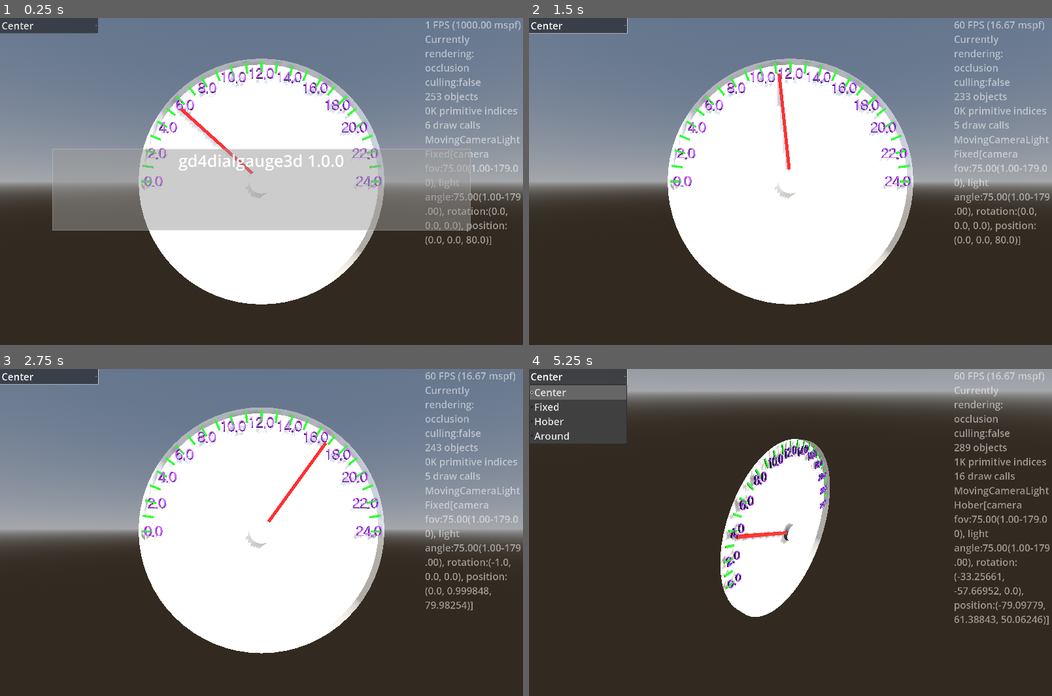
Above: before the commit, frames 1-4 (two rows, left to right).
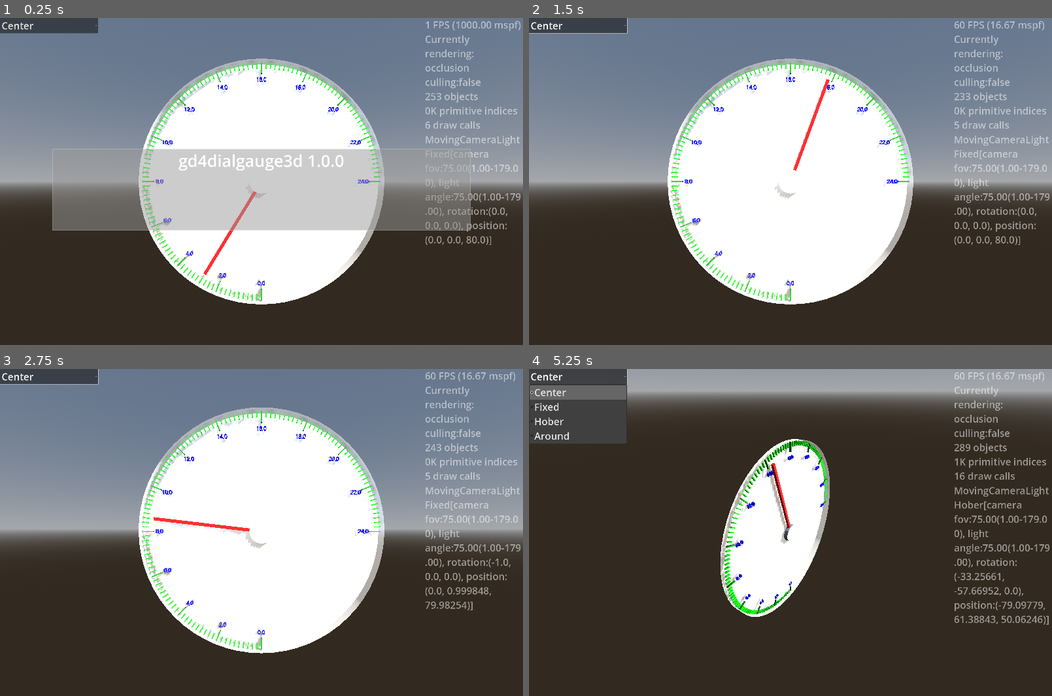
Above: after the commit, the same moments.

Repository: kasworld/gd4dialgauge3d
Game: Godot game, scene res://main.tscn
Two runs of this game, one before a commit and one after it. Both use one fixed random seed, a clock stepped at 60 frames per second and the inputs below.
Inputs (mouse positions are in pixels of both pictures, inside the frame that each line leads up to):
- Up to frame 1 (0.25 s): no input
- Up to frame 2 (1.5 s): click "Center" at 0.5 s; tap Enter at 1.25 s; move the mouse to (905, 165) at 1.27 s; hold Right from 1.28 s (still down); tap Q at 1.35 s; click (905, 165) at 1.42 s
- Up to frame 3 (2.75 s): move the mouse to (156, 548) at 2.02 s; release Right at 2.03 s; hold Down from 2.03 s (still down); tap E at 2.1 s
- Up to frame 4 (5.25 s): move the mouse to (842, 460) at 2.77 s; release Down at 2.78 s; hold Right 2.78-3.53 s; tap Enter at 2.85, 5.1 s; tap Space at 3.5 s; move the mouse to (764, 597) at 3.52 s; hold Up 3.53-4.28 s; tap Q at 3.6 s; click (764, 597) at 3.67 s; move the mouse to (947, 581) at 4.27 s; hold Left from 4.28 s (still down); tap E at 4.35 s; move the mouse to (633, 483) at 5.02 s

The runs differ from the first frame. In frame 1, 2.7% of the frame differs, in the area x 27-73%, y 13-87%; in frame 2, 2.9%, in the area x 27-74%, y 13-87%; in frame 3, 2.8%; in frame 4, 2.2%.

Commit message:
update add_dial_bar

Diff:
--- a/dial_gauge/dial_gauge.gd
+++ b/dial_gauge/dial_gauge.gd
@@ -51,7 +51,7 @@
 	return self
 
 enum BarAlign {None, In,Mid,Out}
-func add_dial_bar(r :float, bar_size :Vector3, align :BarAlign, step_count :int, co :Color):
+func add_dial_bar(r :float, bar_size :Vector3, align :BarAlign, step_count :int, co :Color) -> DialGauge:
 	var bar_position := Vector3.ZERO
 	var tf_list := []
 	var rad_step :float = float(rad_range[1] - rad_range[0]) / step_count
@@ -78,6 +78,7 @@
 		sm.multimesh.set_instance_transform(i,tf_list[i])
 	sm.set_color_all(co)
 	add_child(sm)
+	return self
 
 func new_text(fsize :float, fdepth :float, mat :Material, text :String) -> MeshInstance3D:
 	var mesh := TextMesh.new()
--- a/main.gd
+++ b/main.gd
@@ -63,15 +63,17 @@
 	$AxisArrow3D.set_colors().set_size(WorldSize.length()/20)
 	$FixedCameraLight.make_current()
 	$DialGauge.init(WorldSize.y/2, WorldSize.z/20
-	).init_range( [0,24], [PI,0]
-	).add_dial_num(WorldSize.y/2*0.9, WorldSize.z/100, 5, 12, Color.REBECCA_PURPLE,
-	).add_dial_bar(WorldSize.y/2, Vector3(WorldSize.z/20, WorldSize.z/100, WorldSize.z/200),
-		DialGauge.BarAlign.In, 24, Color.GREEN)
-
+	).init_range( [0,24], [PI*1.5,0]
+	).add_dial_num(WorldSize.y/2*0.85, WorldSize.z/100, 2, 12, Color.BLUE,
+	).add_dial_bar(WorldSize.y/2*0.99, Vector3(WorldSize.z/40, WorldSize.z/200, WorldSize.z/100),
+		DialGauge.BarAlign.In, 120, Color.GREEN
+	).add_dial_bar(WorldSize.y/2*0.99, Vector3(WorldSize.z/20, WorldSize.z/200, WorldSize.z/100),
+		DialGauge.BarAlign.In, 12, Color.DARK_GREEN
+	)
 var cur_rad := 0.0
 func _process(_delta: float) -> void:
 	$DialGauge.set_needle_value(cur_rad)
-	cur_rad += 24.0/60.0
+	cur_rad += 24.0/120.0
 	if cur_rad > 24:
 		cur_rad = 0
 	var now := Time.get_unix_time_from_system()
